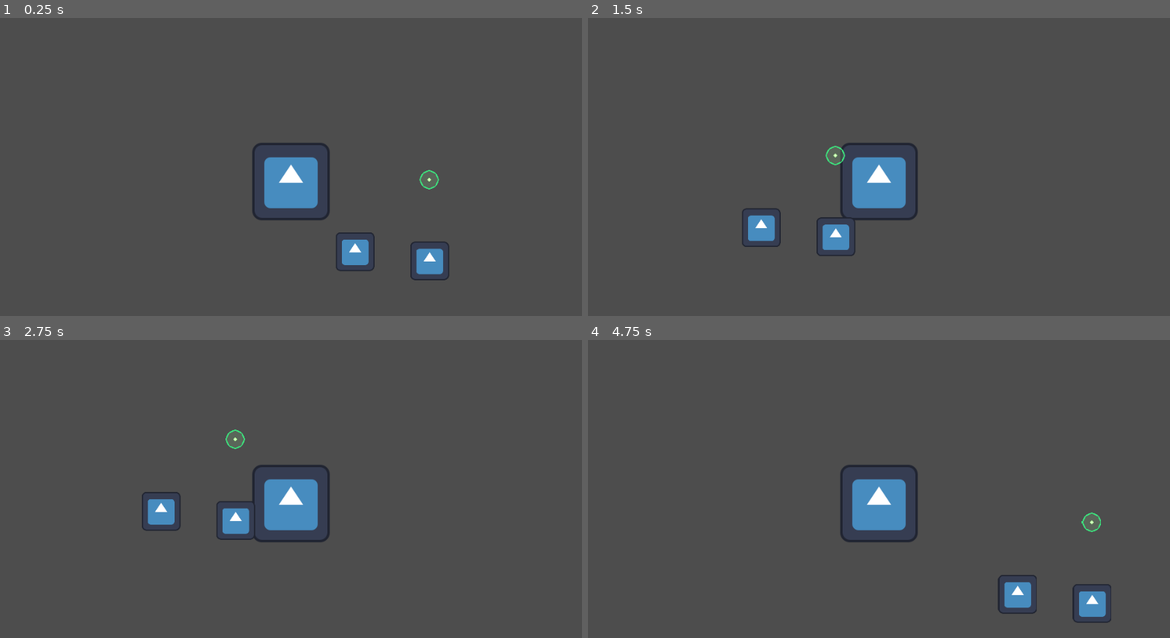
Above: before the commit, frames 1-4 (two rows, left to right).
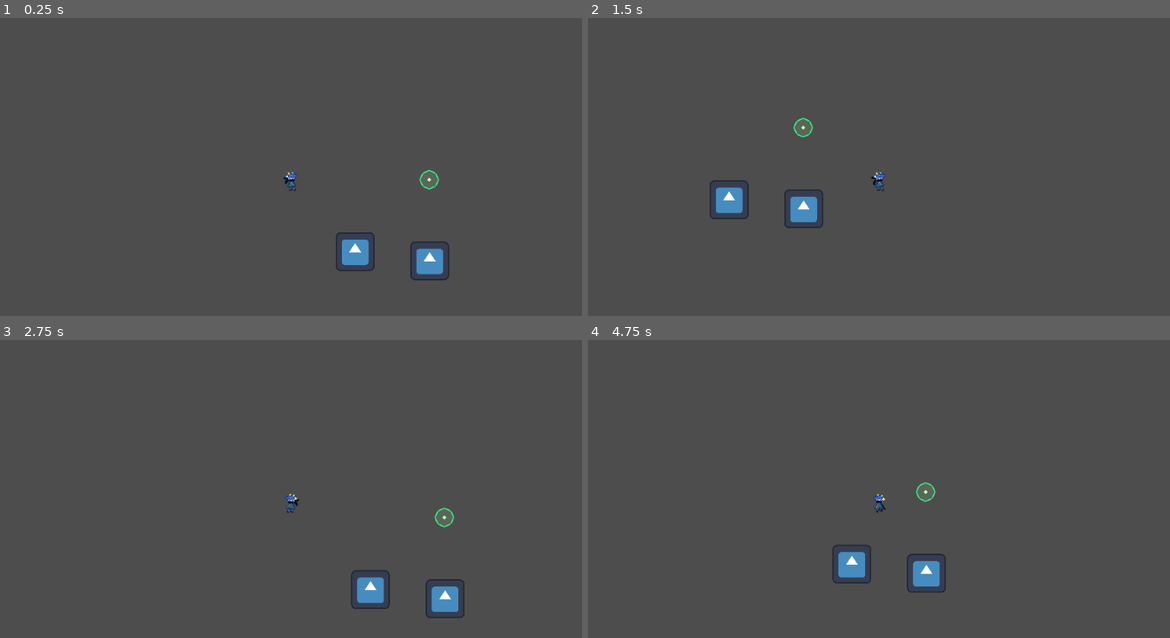
Above: after the commit, the same moments.

Repository: luminous-sky/2026-Fall-Game-Jam
Game: Godot game, scene res://test_world/test_map.tscn
Same seed, same stepped clock (60 frames per second), same inputs: the game is played once before the commit and once after it. The engine's default icon, where the game draws it, is replaced by a stand-in: a white triangle on a blue panel in a dark square.
Inputs:
- Up to frame 1 (0.25 s): no input
- Up to frame 2 (1.5 s): hold Right (move_right) from 0.53 s (still down); tap X (dash) at 0.6 s; tap C (jump) at 0.77, 0.8, 1.07, 1.35 s
- Up to frame 3 (2.75 s): tap C (jump) at 1.52, 1.82, 2.3 s; tap X (dash) at 1.55, 2.1 s; release Right (move_right) at 2.03 s; hold Left (move_left) from 2.03 s (still down)
- Up to frame 4 (4.75 s): release Left (move_left) at 2.78 s; hold Right (move_right) 2.78-4.28 s; tap Z (interact) at 2.85 s; tap C (jump) at 3.02, 3.32, 3.77, 3.8, 4.07, 4.35, 4.52 s; tap X (dash) at 3.05, 3.6, 4.55 s; hold Left (move_left) from 4.28 s (still down)

The runs differ from the first frame. In frame 1, 2.0% of the frame differs, in the area x 43-57%, y 41-68%; in frame 2, 4.3%; in frame 3, 4.3%; in frame 4, 4.4%, in the area x 42-90%, y 41-95%.

Commit message:
Import player sprites, animations
Import the player running, dashing, falling, landing, jumping, and idle
animation sprites.

Diff:
--- a/src/player/player.gd
+++ b/src/player/player.gd
@@ -20,7 +20,6 @@
 const DASH_RESISTANCE: float = (DASH_SPEED - SPEED) / DASH_TIME
 
 @export var dash_cooldown: float = 2.0
-@export var spawn: Marker2D
 
 ## Grace time, in seconds, before the player cannot jump after falling
 const FALL_GRACE_TIME: float = 0.15
@@ -42,6 +41,7 @@
 
 # Current vertical movement speed
 var current_fall_speed: float = 0.0
+var is_landing: bool = false
 
 var can_move: bool = true
 
@@ -66,9 +66,20 @@
 		if fall_time >= FALL_GRACE_TIME:
 			can_jump = false
 	else:
+		# Check if a landing was done
+		if fall_time > 0:
+			is_landing = true
+
+			if last_direction >= 0:
+				$AnimatedSprite2D.play("land_right")
+			else:
+				$AnimatedSprite2D.play("land_left")
+
 		# Reset the jump grace period
 		can_jump = true
 		fall_time = 0.0
+
+		current_fall_speed = 0.0
 
 	# Handle jump.
 	if Input.is_action_just_pressed("jump") and can_jump:
@@ -84,8 +95,27 @@
 		# Gradually reduce the dash speed to the normal speed
 		if current_speed > SPEED:
 			current_speed = move_toward(current_speed, SPEED, DASH_RESISTANCE*delta)
+
+		# Play animations
+		if not velocity.y and not is_landing:
+			var anim_name: String = "run_"
+			if current_speed > SPEED:
+				anim_name = "dash_"
+
+			if direction > 0:
+				anim_name += "right"
+			else:
+				anim_name += "left"
+
+			$AnimatedSprite2D.play(anim_name)
 	else:
 		velocity.x = move_toward(velocity.x, 0, current_speed)
+
+		if not is_landing:
+			if last_direction >= 0:
+				$AnimatedSprite2D.play("idle_right")
+			else:
+				$AnimatedSprite2D.play("idle_left")
 
 	# Set y velocity
 	velocity.y = current_fall_speed
@@ -100,6 +130,18 @@
 	# Add launch velocity
 	velocity.x += current_launch.x
 	velocity.y += current_launch.y
+
+	# Play vertical animations
+	if velocity.y < 0:
+		if last_direction >= 0:
+			$AnimatedSprite2D.play("jump_right")
+		else:
+			$AnimatedSprite2D.play("jump_left")
+	elif velocity.y > 0:
+		if last_direction >= 0:
+			$AnimatedSprite2D.play("fall_right")
+		else:
+			$AnimatedSprite2D.play("fall_left")
 
 	# Gradually reduce launch velocity
 	current_launch.x = move_toward(current_launch.x, 0, Orb.LAUNCH_RESISTANCE * delta)
@@ -117,3 +159,8 @@
 
 func respawn() -> void:
 	get_tree().reload_current_scene()
+
+
+func _on_animated_sprite_2d_animation_finished() -> void:
+	if is_landing:
+		is_landing = false
--- a/src/player/player.tscn
+++ b/src/player/player.tscn
@@ -1,21 +1,398 @@
 [gd_scene format=3 uid="uid://wwyd25gqit03"]
 
-[ext_resource type="Texture2D" uid="uid://njj3fh1rgexx" path="res://icon.svg" id="1_oul6g"]
 [ext_resource type="Script" uid="uid://c42am6plkbw36" path="res://player/player.gd" id="1_rkbax"]
+[ext_resource type="Texture2D" uid="uid://5vyugy1uq2li" path="res://assets/player/idle.png" id="2_rkbax"]
+[ext_resource type="Texture2D" uid="uid://dvp07d5pk8wne" path="res://assets/player/left/left_dash.png" id="2_yw30f"]
+[ext_resource type="Texture2D" uid="uid://dnpsjv4j5ryjc" path="res://assets/player/right/right_dash.png" id="3_2ieo8"]
+[ext_resource type="Texture2D" uid="uid://dd2rdnusvu245" path="res://assets/player/left/left_jump.png" id="3_g1dw6"]
+[ext_resource type="Texture2D" uid="uid://dmk3wmayi3nk8" path="res://assets/player/left/left_fall_loop.png" id="4_boad6"]
+[ext_resource type="Texture2D" uid="uid://dosrc4eb5kpw5" path="res://assets/player/left/left_idle.png" id="5_rgyib"]
+[ext_resource type="Texture2D" uid="uid://d2kwfb3sb3gdl" path="res://assets/player/right/right_fall_loop.png" id="6_ebec5"]
+[ext_resource type="Texture2D" uid="uid://b7vn2riiuyoyw" path="res://assets/player/left/left_land.png" id="7_hg6s5"]
+[ext_resource type="Texture2D" uid="uid://pnb7b6mcbnqc" path="res://assets/player/left/left_run.png" id="8_rgyib"]
+[ext_resource type="Texture2D" uid="uid://b3f7gxk3aoru" path="res://assets/player/right/right_idle.png" id="8_yllr7"]
+[ext_resource type="Texture2D" uid="uid://n0bckg3ecugu" path="res://assets/player/right/right_jump.png" id="10_kb6p2"]
+[ext_resource type="Texture2D" uid="uid://dkdldgwaea54c" path="res://assets/player/right/right_land.png" id="12_wodsf"]
+[ext_resource type="Texture2D" uid="uid://betnj61rlpqer" path="res://assets/player/right/right_run.png" id="14_32hag"]
+
+[sub_resource type="AtlasTexture" id="AtlasTexture_hg6s5"]
+atlas = ExtResource("2_yw30f")
+region = Rect2(0, 0, 32, 32)
+
+[sub_resource type="AtlasTexture" id="AtlasTexture_8t03j"]
+atlas = ExtResource("2_yw30f")
+region = Rect2(32, 0, 32, 32)
+
+[sub_resource type="AtlasTexture" id="AtlasTexture_2ieo8"]
+atlas = ExtResource("2_yw30f")
+region = Rect2(64, 0, 32, 32)
+
+[sub_resource type="AtlasTexture" id="AtlasTexture_uw77l"]
+atlas = ExtResource("3_2ieo8")
+region = Rect2(0, 0, 32, 32)
+
+[sub_resource type="AtlasTexture" id="AtlasTexture_rptt4"]
+atlas = ExtResource("3_2ieo8")
+region = Rect2(32, 0, 32, 32)
+
+[sub_resource type="AtlasTexture" id="AtlasTexture_r7pn3"]
+atlas = ExtResource("3_2ieo8")
+region = Rect2(64, 0, 32, 32)
+
+[sub_resource type="AtlasTexture" id="AtlasTexture_g1dw6"]
+atlas = ExtResource("2_rkbax")
+region = Rect2(0, 0, 32, 32)
+
+[sub_resource type="AtlasTexture" id="AtlasTexture_yw30f"]
+atlas = ExtResource("2_rkbax")
+region = Rect2(32, 0, 32, 32)
+
+[sub_resource type="AtlasTexture" id="AtlasTexture_qjkh3"]
+atlas = ExtResource("2_rkbax")
+region = Rect2(64, 0, 32, 32)
+
+[sub_resource type="AtlasTexture" id="AtlasTexture_g6k8r"]
+atlas = ExtResource("2_rkbax")
+region = Rect2(96, 0, 32, 32)
+
+[sub_resource type="AtlasTexture" id="AtlasTexture_ebec5"]
+atlas = ExtResource("4_boad6")
+region = Rect2(0, 0, 32, 32)
+
+[sub_resource type="AtlasTexture" id="AtlasTexture_yllr7"]
+atlas = ExtResource("4_boad6")
+region = Rect2(32, 0, 32, 32)
+
+[sub_resource type="AtlasTexture" id="AtlasTexture_b8hi5"]
+atlas = ExtResource("6_ebec5")
+region = Rect2(0, 0, 32, 32)
+
+[sub_resource type="AtlasTexture" id="AtlasTexture_2uvqg"]
+atlas = ExtResource("6_ebec5")
+region = Rect2(32, 0, 32, 32)
+
+[sub_resource type="AtlasTexture" id="AtlasTexture_kb6p2"]
+atlas = ExtResource("5_rgyib")
+region = Rect2(0, 0, 32, 32)
+
+[sub_resource type="AtlasTexture" id="AtlasTexture_wodsf"]
+atlas = ExtResource("5_rgyib")
+region = Rect2(32, 0, 32, 32)
+
+[sub_resource type="AtlasTexture" id="AtlasTexture_32hag"]
+atlas = ExtResource("5_rgyib")
+region = Rect2(64, 0, 32, 32)
+
+[sub_resource type="AtlasTexture" id="AtlasTexture_tqiix"]
+atlas = ExtResource("5_rgyib")
+region = Rect2(96, 0, 32, 32)
+
+[sub_resource type="AtlasTexture" id="AtlasTexture_1s1yo"]
+atlas = ExtResource("8_yllr7")
+region = Rect2(0, 0, 32, 32)
+
+[sub_resource type="AtlasTexture" id="AtlasTexture_5ejfk"]
+atlas = ExtResource("8_yllr7")
+region = Rect2(32, 0, 32, 32)
+
+[sub_resource type="AtlasTexture" id="AtlasTexture_jd2rm"]
+atlas = ExtResource("8_yllr7")
+region = Rect2(64, 0, 32, 32)
+
+[sub_resource type="AtlasTexture" id="AtlasTexture_q28gw"]
+atlas = ExtResource("8_yllr7")
+region = Rect2(96, 0, 32, 32)
+
+[sub_resource type="AtlasTexture" id="AtlasTexture_boad6"]
+atlas = ExtResource("3_g1dw6")
+region = Rect2(0, 0, 32, 32)
+
+[sub_resource type="AtlasTexture" id="AtlasTexture_rgyib"]
+atlas = ExtResource("3_g1dw6")
+region = Rect2(32, 0, 32, 32)
+
+[sub_resource type="AtlasTexture" id="AtlasTexture_ge24q"]
+atlas = ExtResource("10_kb6p2")
+region = Rect2(0, 0, 32, 32)
+
+[sub_resource type="AtlasTexture" id="AtlasTexture_pnw6m"]
+atlas = ExtResource("10_kb6p2")
+region = Rect2(32, 0, 32, 32)
+
+[sub_resource type="AtlasTexture" id="AtlasTexture_e7oew"]
+atlas = ExtResource("7_hg6s5")
+region = Rect2(0, 0, 32, 32)
+
+[sub_resource type="AtlasTexture" id="AtlasTexture_1so5t"]
+atlas = ExtResource("12_wodsf")
+region = Rect2(0, 0, 32, 32)
+
+[sub_resource type="AtlasTexture" id="AtlasTexture_c35mf"]
+atlas = ExtResource("8_rgyib")
+region = Rect2(0, 0, 32, 32)
+
+[sub_resource type="AtlasTexture" id="AtlasTexture_65viv"]
+atlas = ExtResource("8_rgyib")
+region = Rect2(32, 0, 32, 32)
+
+[sub_resource type="AtlasTexture" id="AtlasTexture_x7c3f"]
+atlas = ExtResource("8_rgyib")
+region = Rect2(64, 0, 32, 32)
+
+[sub_resource type="AtlasTexture" id="AtlasTexture_bjvpn"]
+atlas = ExtResource("8_rgyib")
+region = Rect2(96, 0, 32, 32)
+
+[sub_resource type="AtlasTexture" id="AtlasTexture_s7qer"]
+atlas = ExtResource("8_rgyib")
+region = Rect2(128, 0, 32, 32)
+
+[sub_resource type="AtlasTexture" id="AtlasTexture_g4c7l"]
+atlas = ExtResource("8_rgyib")
+region = Rect2(160, 0, 32, 32)
+
+[sub_resource type="AtlasTexture" id="AtlasTexture_knn7v"]
+atlas = ExtResource("8_rgyib")
+region = Rect2(192, 0, 32, 32)
+
+[sub_resource type="AtlasTexture" id="AtlasTexture_7pqkx"]
+atlas = ExtResource("8_rgyib")
+region = Rect2(224, 0, 32, 32)
+
+[sub_resource type="AtlasTexture" id="AtlasTexture_55jnj"]
+atlas = ExtResource("14_32hag")
+region = Rect2(0, 0, 32, 32)
+
+[sub_resource type="AtlasTexture" id="AtlasTexture_dx5ib"]
+atlas = ExtResource("14_32hag")
+region = Rect2(32, 0, 32, 32)
+
+[sub_resource type="AtlasTexture" id="AtlasTexture_a2xo5"]
+atlas = ExtResource("14_32hag")
+region = Rect2(64, 0, 32, 32)
+
+[sub_resource type="AtlasTexture" id="AtlasTexture_art4l"]
+atlas = ExtResource("14_32hag")
+region = Rect2(96, 0, 32, 32)
+
+[sub_resource type="AtlasTexture" id="AtlasTexture_fjxoa"]
+atlas = ExtResource("14_32hag")
+region = Rect2(128, 0, 32, 32)
+
+[sub_resource type="AtlasTexture" id="AtlasTexture_gswnw"]
+atlas = ExtResource("14_32hag")
+region = Rect2(160, 0, 32, 32)
+
+[sub_resource type="AtlasTexture" id="AtlasTexture_xcnuv"]
+atlas = ExtResource("14_32hag")
+region = Rect2(192, 0, 32, 32)
+
+[sub_resource type="AtlasTexture" id="AtlasTexture_j55il"]
+atlas = ExtResource("14_32hag")
+region = Rect2(224, 0, 32, 32)
 
 [sub_resource type="SpriteFrames" id="SpriteFrames_moqhw"]
 animations = [{
 "frames": [{
 "duration": 1.0,
-"texture": ExtResource("1_oul6g")
+"texture": SubResource("AtlasTexture_hg6s5")
+}, {
+"duration": 1.0,
+"texture": SubResource("AtlasTexture_8t03j")
+}, {
+"duration": 1.0,
+"texture": SubResource("AtlasTexture_2ieo8")
+}],
+"loop": 1,
+"name": &"dash_left",
+"speed": 4.0
+}, {
+"frames": [{
+"duration": 1.0,
+"texture": SubResource("AtlasTexture_uw77l")
+}, {
+"duration": 1.0,
+"texture": SubResource("AtlasTexture_rptt4")
+}, {
+"duration": 1.0,
+"texture": SubResource("AtlasTexture_r7pn3")
+}],
+"loop": 1,
+"name": &"dash_right",
+"speed": 4.0
+}, {
+"frames": [{
+"duration": 1.0,
+"texture": SubResource("AtlasTexture_g1dw6")
+}, {
+"duration": 1.0,
+"texture": SubResource("AtlasTexture_yw30f")
+}, {
+"duration": 1.0,
+"texture": SubResource("AtlasTexture_qjkh3")
+}, {
+"duration": 1.0,
+"texture": SubResource("AtlasTexture_g6k8r")
 }],
 "loop": 1,
 "name": &"default",
-"speed": 5.0
+"speed": 4.0
+}, {
+"frames": [{
+"duration": 1.0,
+"texture": SubResource("AtlasTexture_ebec5")
+}, {
+"duration": 1.0,
+"texture": SubResource("AtlasTexture_yllr7")
+}],
+"loop": 1,
+"name": &"fall_left",
+"speed": 4.0
+}, {
+"frames": [{
+"duration": 1.0,
+"texture": SubResource("AtlasTexture_b8hi5")
+}, {
+"duration": 1.0,
+"texture": SubResource("AtlasTexture_2uvqg")
+}],
+"loop": 1,
+"name": &"fall_right",
+"speed": 4.0
+}, {
+"frames": [{
+"duration": 1.0,
+"texture": SubResource("AtlasTexture_kb6p2")
+}, {
+"duration": 1.0,
+"texture": SubResource("AtlasTexture_wodsf")
+}, {
+"duration": 1.0,
+"texture": SubResource("AtlasTexture_32hag")
+}, {
+"duration": 1.0,
+"texture": SubResource("AtlasTexture_tqiix")
+}],
+"loop": 1,
+"name": &"idle_left",
+"speed": 4.0
+}, {
+"frames": [{
+"duration": 1.0,
+"texture": SubResource("AtlasTexture_1s1yo")
+}, {
+"duration": 1.0,
+"texture": SubResource("AtlasTexture_5ejfk")
+}, {
+"duration": 1.0,
+"texture": SubResource("AtlasTexture_jd2rm")
+}, {
+"duration": 1.0,
+"texture": SubResource("AtlasTexture_q28gw")
+}],
+"loop": 1,
+"name": &"idle_right",
+"speed": 4.0
+}, {
+"frames": [{
+"duration": 1.0,
+"texture": SubResource("AtlasTexture_boad6")
+}, {
+"duration": 1.0,
+"texture": SubResource("AtlasTexture_rgyib")
+}],
+"loop": 0,
+"name": &"jump_left",
+"speed": 4.0
+}, {
+"frames": [{
+"duration": 1.0,
+"texture": SubResource("AtlasTexture_ge24q")
+}, {
+"duration": 1.0,
+"texture": SubResource("AtlasTexture_pnw6m")
+}],
+"loop": 0,
+"name": &"jump_right",
+"speed": 4.0
+}, {
+"frames": [{
+"duration": 1.0,
+"texture": SubResource("AtlasTexture_e7oew")
+}],
+"loop": 0,
+"name": &"land_left",
+"speed": 4.0
+}, {
+"frames": [{
+"duration": 1.0,
+"texture": SubResource("AtlasTexture_1so5t")
+}],
+"loop": 0,
+"name": &"land_right",
+"speed": 4.0
+}, {
+"frames": [{
+"duration": 1.0,
+"texture": SubResource("AtlasTexture_c35mf")
+}, {
+"duration": 1.0,
+"texture": SubResource("AtlasTexture_65viv")
+}, {
+"duration": 1.0,
+"texture": SubResource("AtlasTexture_x7c3f")
+}, {
+"duration": 1.0,
+"texture": SubResource("AtlasTexture_bjvpn")
+}, {
+"duration": 1.0,
+"texture": SubResource("AtlasTexture_s7qer")
+}, {
+"duration": 1.0,
+"texture": SubResource("AtlasTexture_g4c7l")
+}, {
+"duration": 1.0,
+"texture": SubResource("AtlasTexture_knn7v")
+}, {
+"duration": 1.0,
+"texture": SubResource("AtlasTexture_7pqkx")
+}],
+"loop": 1,
+"name": &"run_left",
+"speed": 4.0
+}, {
+"frames": [{
+"duration": 1.0,
+"texture": SubResource("AtlasTexture_55jnj")
+}, {
+"duration": 1.0,
+"texture": SubResource("AtlasTexture_dx5ib")
+}, {
+"duration": 1.0,
+"texture": SubResource("AtlasTexture_a2xo5")
+}, {
+"duration": 1.0,
+"texture": SubResource("AtlasTexture_art4l")
+}, {
+"duration": 1.0,
+"texture": SubResource("AtlasTexture_fjxoa")
+}, {
+"duration": 1.0,
+"texture": SubResource("AtlasTexture_gswnw")
+}, {
+"duration": 1.0,
+"texture": SubResource("AtlasTexture_xcnuv")
+}, {
+"duration": 1.0,
+"texture": SubResource("AtlasTexture_j55il")
+}],
+"loop": 1,
+"name": &"run_right",
+"speed": 4.0
 }]
 
 [sub_resource type="RectangleShape2D" id="RectangleShape2D_moqhw"]
-size = Vector2(118, 118)
+size = Vector2(12, 26)
 
 [node name="Player" type="CharacterBody2D" unique_id=1360005317]
 script = ExtResource("1_rkbax")
@@ -24,6 +401,10 @@
 
 [node name="AnimatedSprite2D" type="AnimatedSprite2D" parent="." unique_id=1831770523]
 sprite_frames = SubResource("SpriteFrames_moqhw")
+animation = &"land_left"
 
 [node name="CollisionShape2D" type="CollisionShape2D" parent="." unique_id=1865839864]
+position = Vector2(0, 3)
 shape = SubResource("RectangleShape2D_moqhw")
+
+[connection signal="animation_finished" from="AnimatedSprite2D" to="." method="_on_animated_sprite_2d_animation_finished"]
